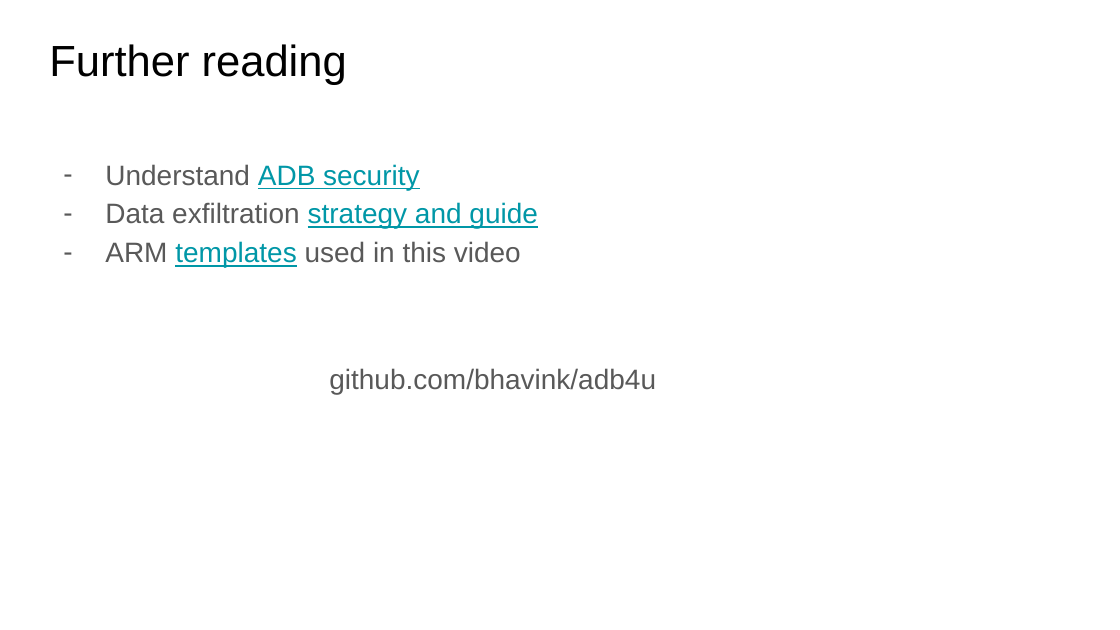
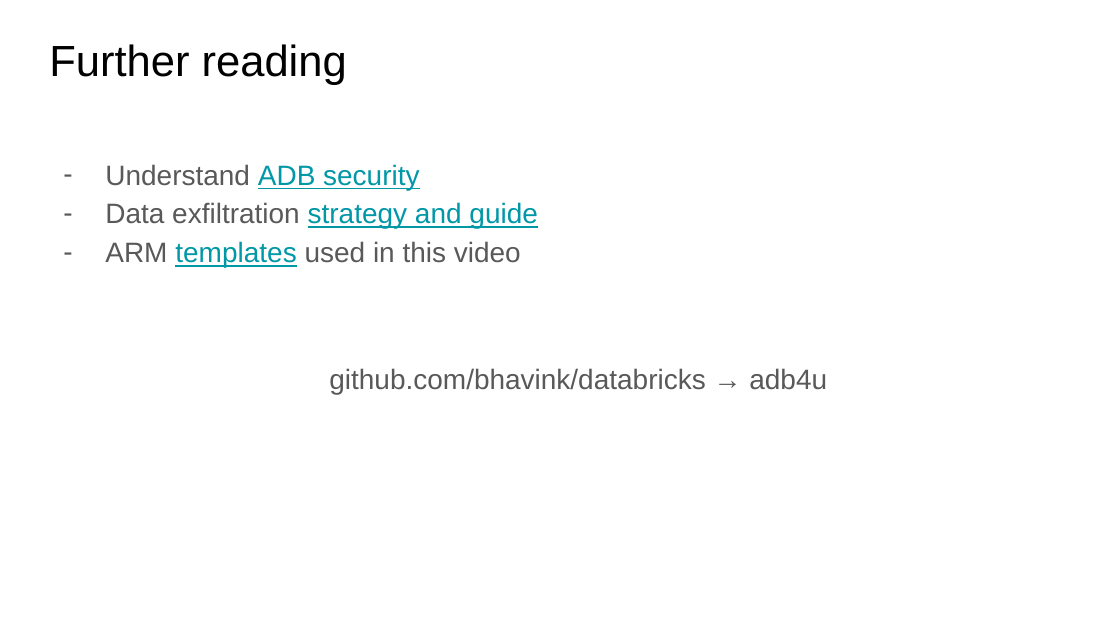
Before and after one commit to cchalc/databricks, a slide deck: slide 8 of adb4u/secure-deployments/SecureDeployments.pptx. Drawn at 1120x630 pixels with LibreOffice and Linux fonts; fonts in the diff are those of the drawing. Boxes give left, top, right and bottom in pixels: in the first picture for what was removed or moved away, otherwise in the second. Text is boxed around its words. In the diff, an @@ line names an element or a change of style, - is before the commit and + after.

Commit message:
update slides for secure deployment

```diff
--- a/adb4u/secure-deployments/SecureDeployments.pptx
+++ b/adb4u/secure-deployments/SecureDeployments.pptx
@@ text at box(329, 368, 827, 394): text changed @@
-github.com/bhavink/adb4u
+github.com/bhavink/databricks → adb4u
```
Also in this commit, not shown: 1 other file.
